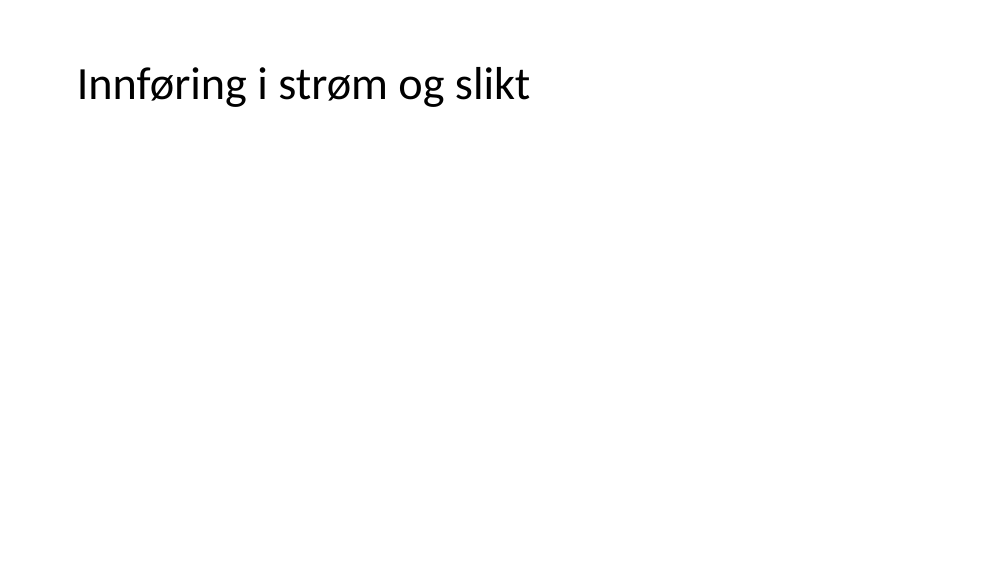
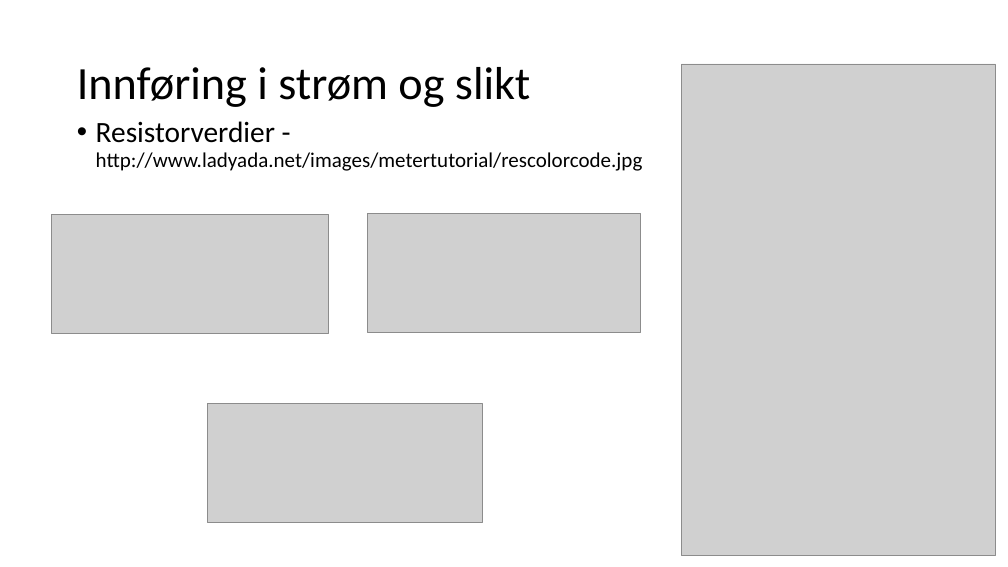
Before and after one commit to Sonat-Consulting/IoT, a slide deck: slide 11 of presentasjoner/Grunnkurs elektro.pptx. Drawn at 1008x567 pixels with LibreOffice and Linux fonts; fonts in the diff are those of the drawing; grey boxes stand for pictures. Boxes give left, top, right and bottom in pixels: in the first picture for what was removed or moved away, otherwise in the second. Text is boxed around its words. In the diff, an @@ line names an element or a change of style, - is before the commit and + after.

```diff
--- a/presentasjoner/Grunnkurs elektro.pptx
+++ b/presentasjoner/Grunnkurs elektro.pptx
@@ picture added at (x1=682, y1=64, x2=996, y2=556) @@
@@ text added at (x1=96, y1=121, x2=643, y2=171), 20 pt, text #000000 @@
+• Resistorverdier - http://www.ladyada.net/images/metertutorial/rescolorcode.jpg
@@ picture added at (x1=51, y1=214, x2=329, y2=333) @@
@@ picture added at (x1=368, y1=213, x2=641, y2=332) @@
@@ picture added at (x1=207, y1=404, x2=482, y2=523) @@
```
Also in this commit, not shown: 1 other slide changed, 6 slides added, 4 slides removed.
